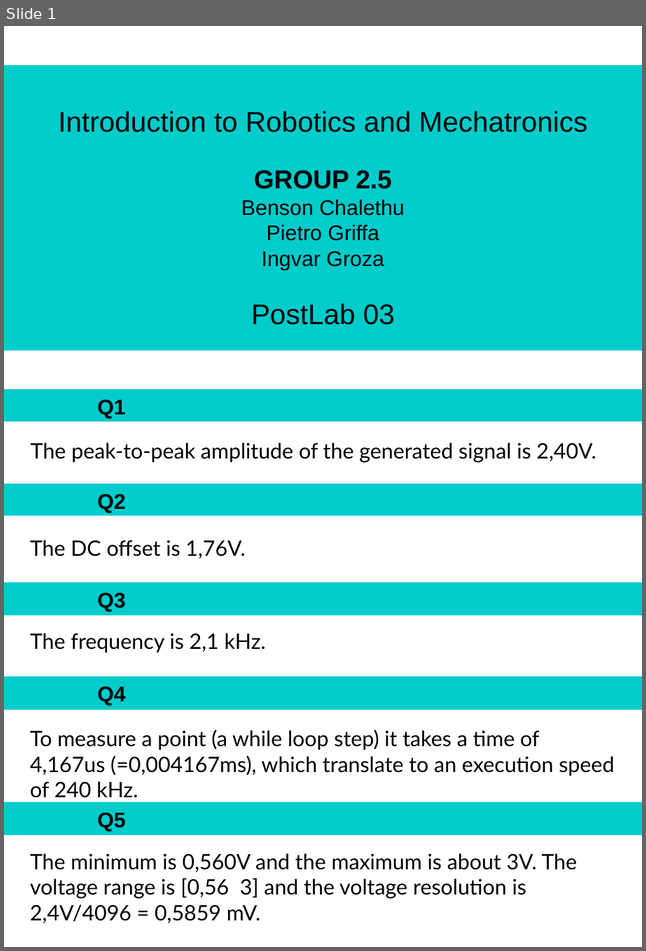
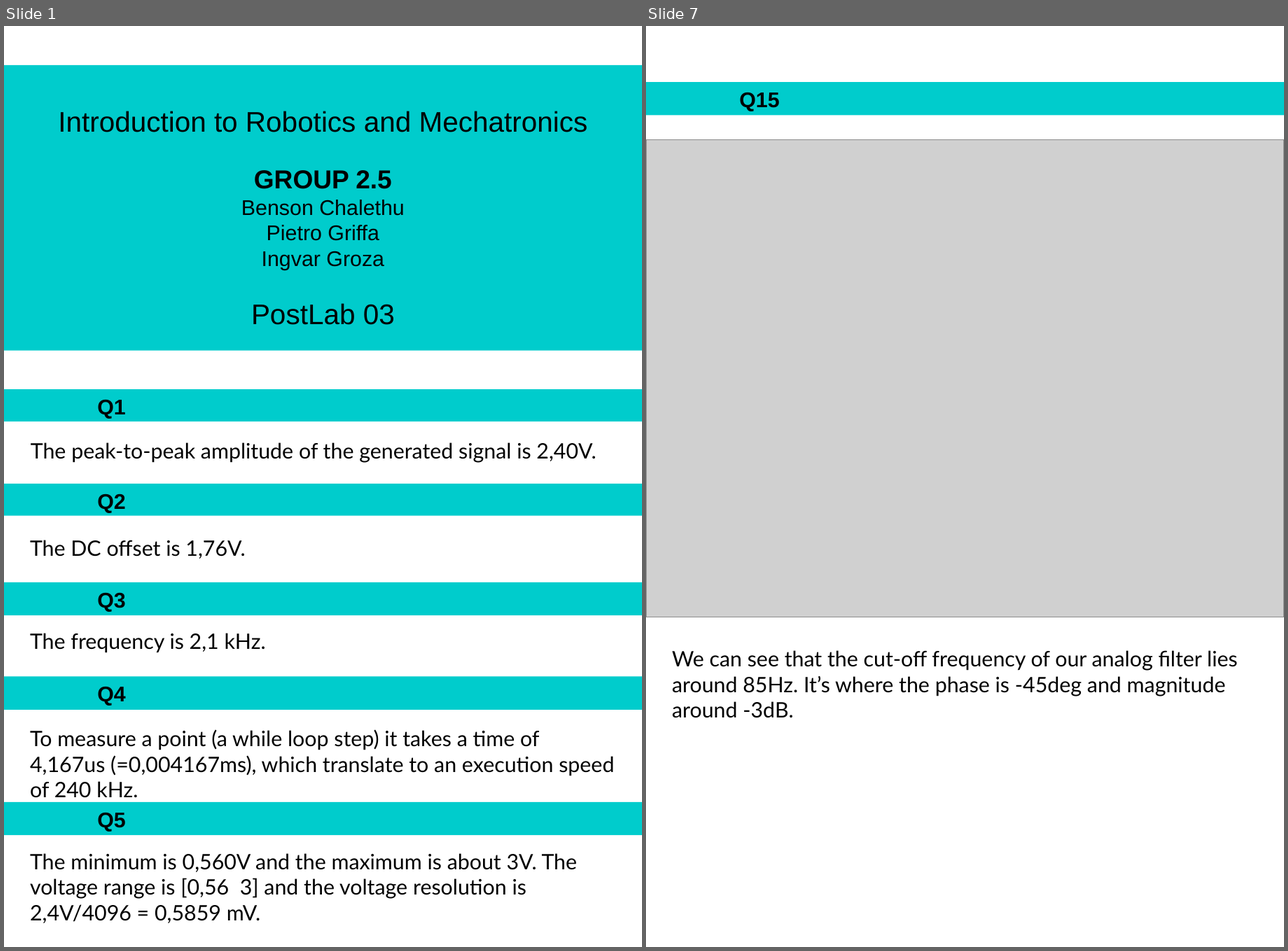
Before and after one commit to PietroGriffa/IRM19, a slide deck: Lab 03/PostLab03.odp. Shown side by side, each under a label of ours: slide 1 before the commit, slides 1 and 7 after it; the slides between them are not shown. The pictures are 646x951 and 1288x951 pixels, drawn with LibreOffice and Linux fonts; fonts in the diff are those of the drawing; grey boxes stand for pictures. Boxes give left, top, right and bottom in pixels: in the first picture for what was removed or moved away, otherwise in the second. Text is boxed around its words. In the diff, an @@ line names an element or a change of style, - is before the commit and + after.

```diff
--- a/Lab 03/PostLab03.odp
+++ b/Lab 03/PostLab03.odp
@@ slide 7 added at (646,26,1284,947), background #FFFFFF @@
@@ rectangle added at (646,82,1284,116), fill #00CCCC, 18 pt, text #000000, bold @@
+Q15
@@ picture added at (646,140,1284,617) @@
@@ text added at (672,650,1238,718), 18 pt, text #000000 @@
+We can see that the cut-off frequency of our analog filter lies around 85Hz. It’s where the phase is -45deg and magnitude around -3dB.
```
Also in this commit, not shown: 2 slides changed, 3 other slides added, 1 slide removed.
